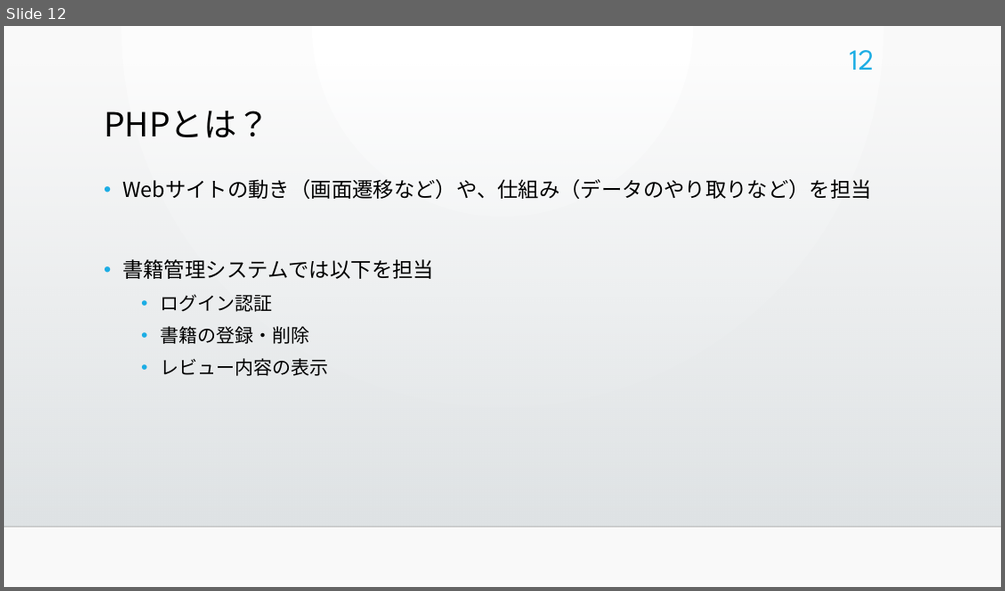
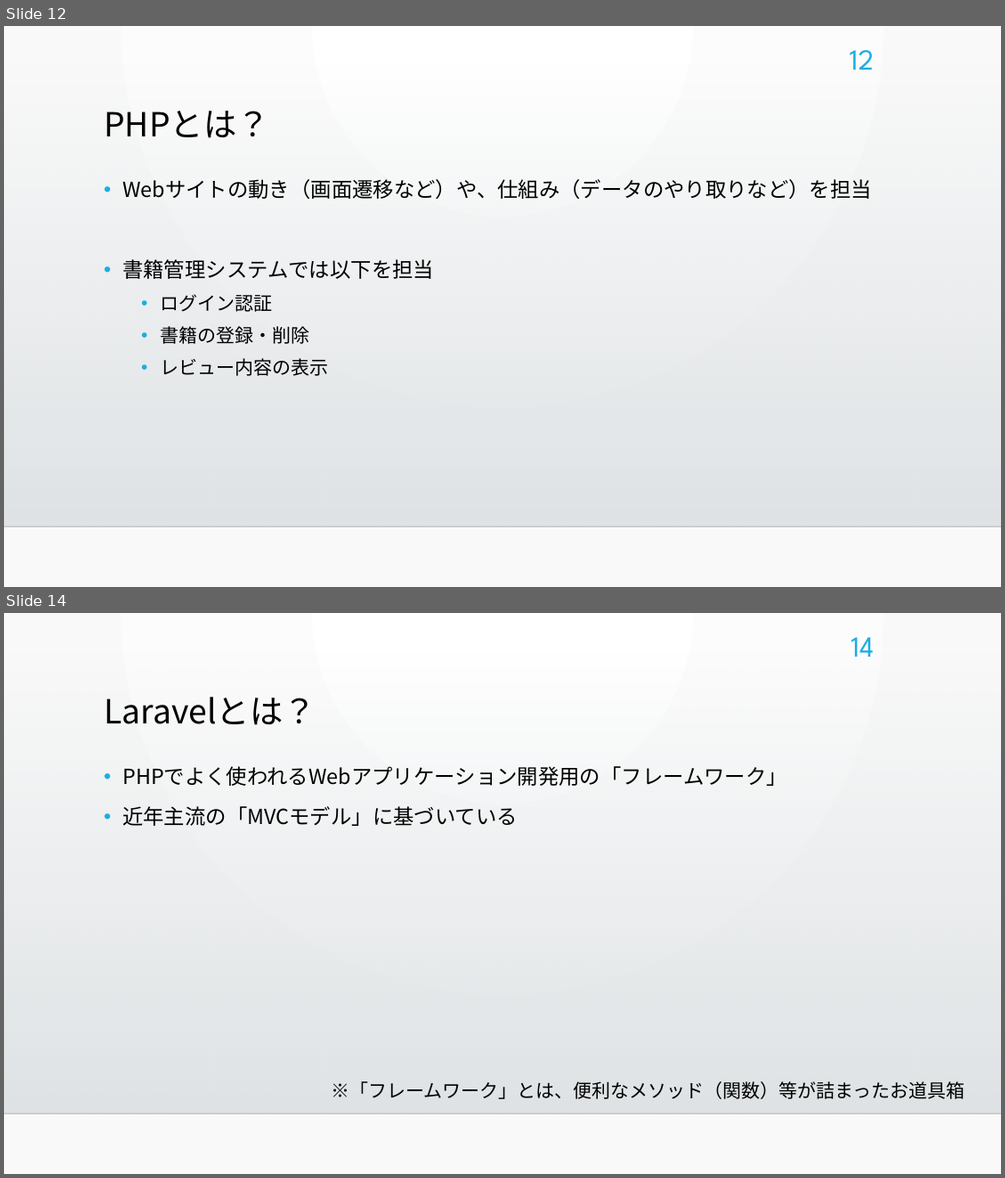
Before and after one commit to bicity2/ICT_GP, a slide deck: 00_参照ファイル/10_管理/書籍管理システム.pptx. Shown one above the other, each under a label of ours: slide 12 before the commit, slides 12 and 14 after it; the slides between them are not shown. The pictures are 1005x591 and 1005x1178 pixels, drawn with LibreOffice and Linux fonts; fonts in the diff are those of the drawing; background and template pictures are left out. Boxes give left, top, right and bottom in pixels: in the first picture for what was removed or moved away, otherwise in the second. Text is boxed around its words. In the diff, an @@ line names an element or a change of style, - is before the commit and + after.

```diff
--- a/00_参照ファイル/10_管理/書籍管理システム.pptx
+++ b/00_参照ファイル/10_管理/書籍管理システム.pptx
@@ slide 14 added at [4,613,1001,1174], background gradient #FFFFFF to #FAFAFA; not listed: 2 template elements that a slide beside it also shows @@
@@ page number added at [850,637,874,657], 28 pt, text #1CADE4 @@
+14
@@ title added at [104,697,316,725], 32 pt, text #000000 @@
+Laravelとは？
@@ text added at [122,766,787,826], 20 pt, text #000000 @@
+• PHPでよく使われるWebアプリケーション開発用の「フレームワーク」
+• 近年主流の「MVCモデル」に基づいている
@@ text added at [331,1081,965,1099], 18 pt, text #000000 @@
+※「フレームワーク」とは、便利なメソッド（関数）等が詰まったお道具箱
```
Also in this commit, not shown: 5 slides changed, 4 other slides added, 1 slide removed.
